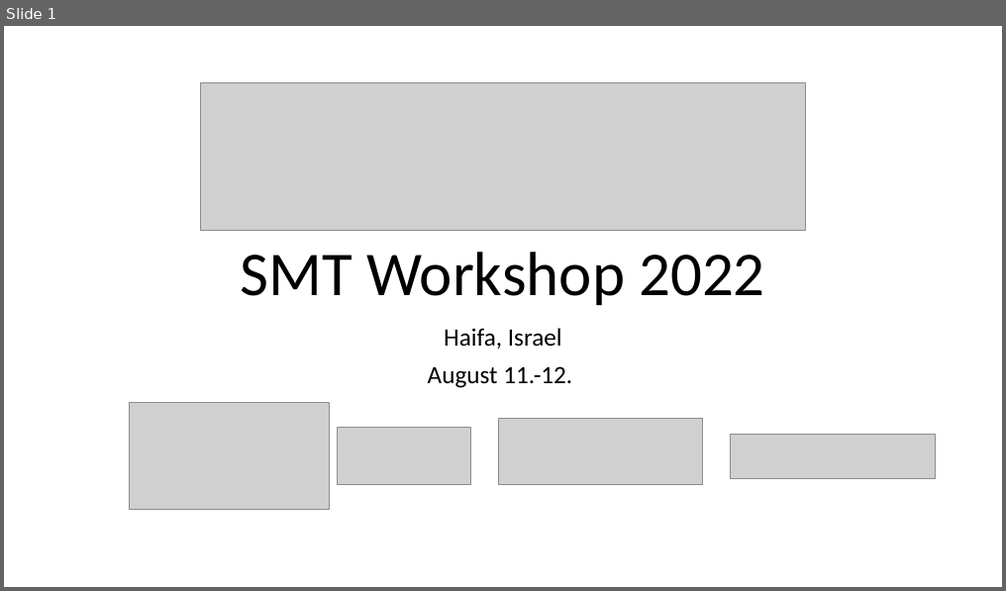
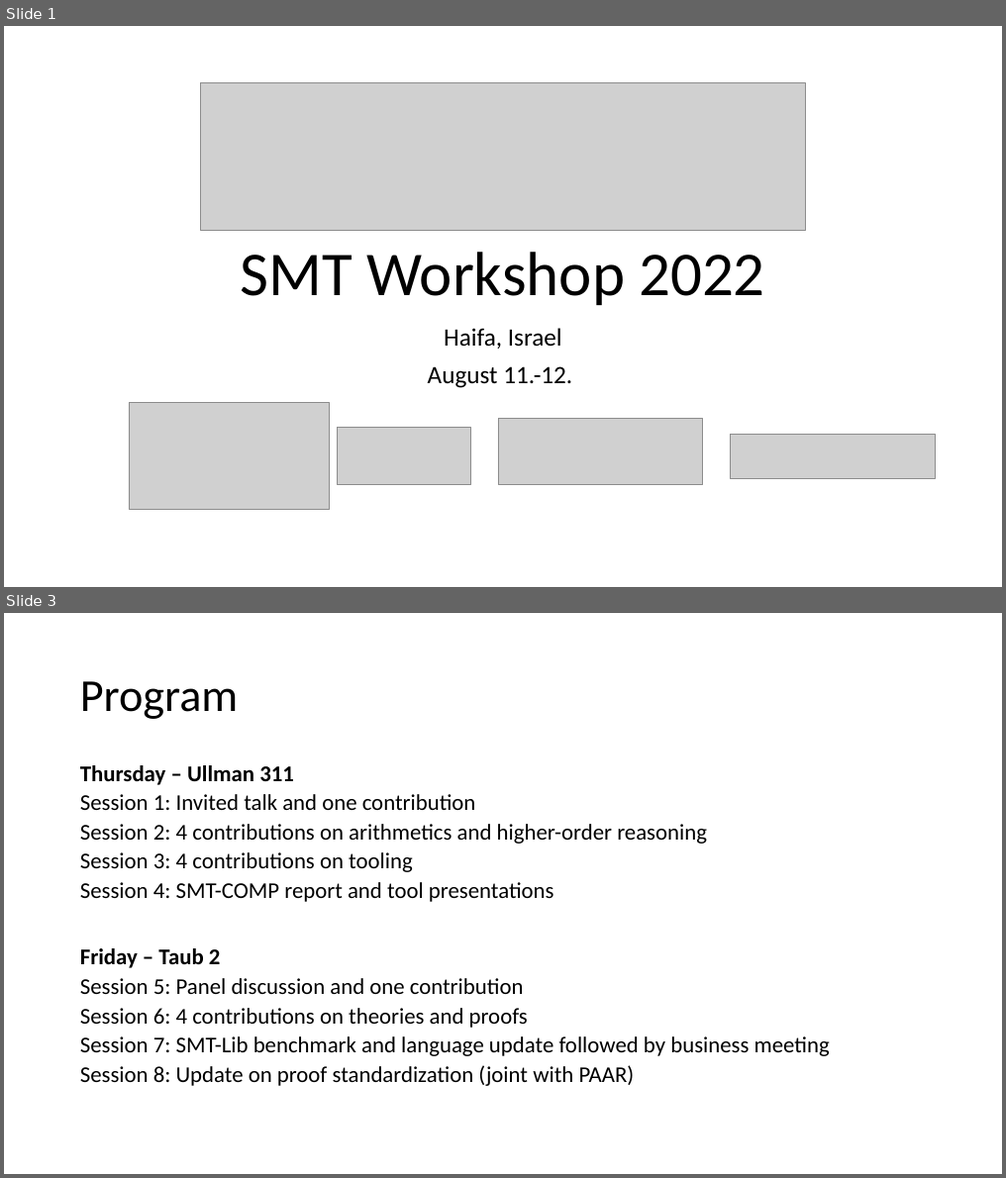
Before and after one commit to aehyvari/smt-workshop-2022-slides, a slide deck: start-slides.pptx. Shown one above the other, each under a label of ours: slide 1 before the commit, slides 1 and 3 after it; the slides between them are not shown. The pictures are 1006x591 and 1006x1178 pixels, drawn with LibreOffice and Linux fonts; fonts in the diff are those of the drawing; grey boxes stand for pictures. Boxes give left, top, right and bottom in pixels: in the first picture for what was removed or moved away, otherwise in the second. Text is boxed around its words. In the diff, an @@ line names an element or a change of style, - is before the commit and + after.

```diff
--- a/start-slides.pptx
+++ b/start-slides.pptx
@@ slide 3 added at (4, 613, 1002, 1174), background #FFFFFF @@
@@ title added at (80, 681, 238, 719), 44 pt, text #000000 @@
+Program
@@ text added at (80, 765, 707, 902), 21.7 pt, text #000000 @@
+Thursday – Ullman 311
+Session 1: Invited talk and one contribution
+Session 2: 4 contributions on arithmetics and higher-order reasoning
+Session 3: 4 contributions on tooling
+Session 4: SMT-COMP report and tool presentations
@@ text added at (80, 949, 830, 1086), 21.7 pt, text #000000 @@
+Friday – Taub 2
+Session 5: Panel discussion and one contribution
+Session 6: 4 contributions on theories and proofs
+Session 7: SMT-Lib benchmark and language update followed by business meeting
+Session 8: Update on proof standardization (joint with PAAR)
```
Also in this commit, not shown: 1 slide changed.
